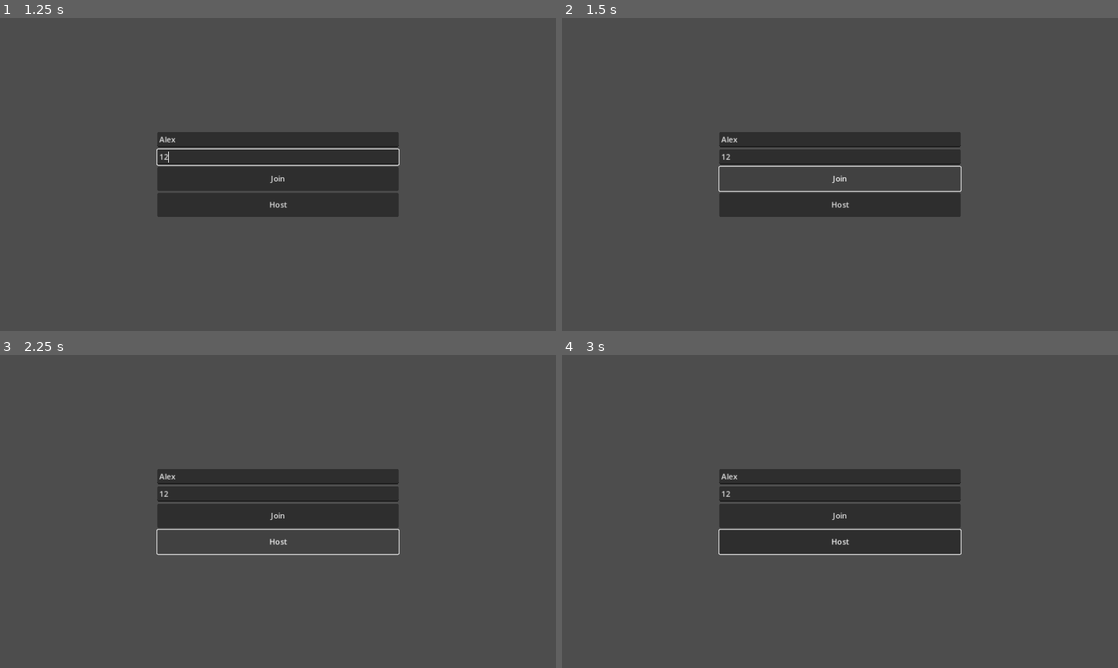
Above: before the commit, frames 1-4 (two rows, left to right).
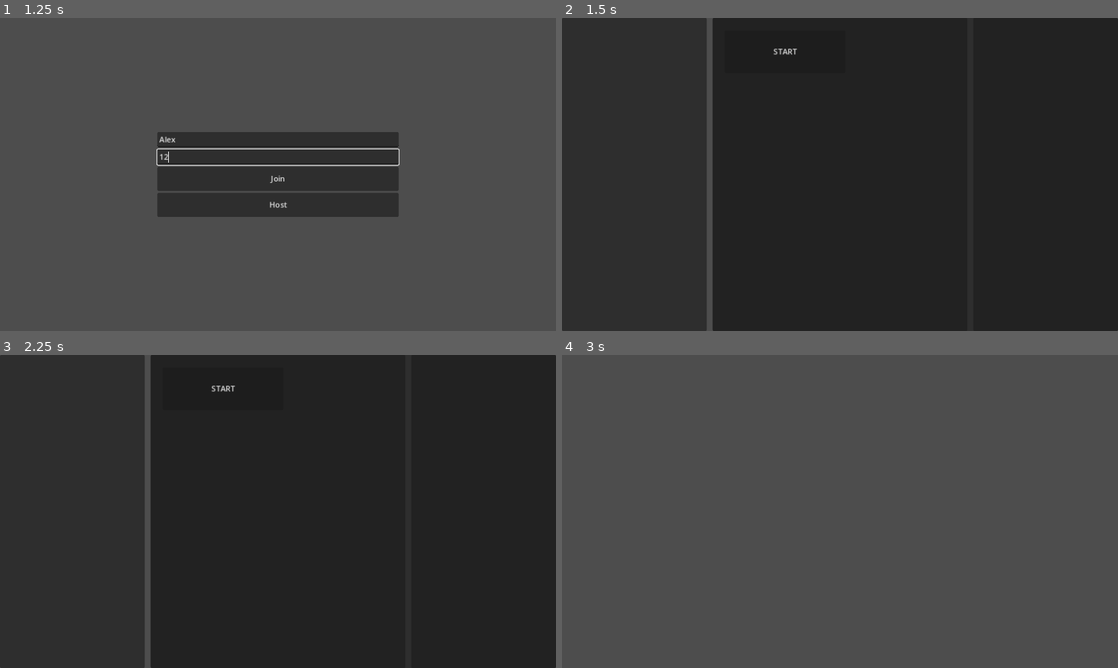
Above: after the commit, the same moments.

Repository: PickleOnAString/SnakeGame
Game: Godot game, scene res://Scenes/main_menu.tscn
Same seed, same stepped clock (60 frames per second), same inputs: the game is played once before the commit and once after it.
Inputs (mouse positions are in pixels of both pictures, inside the frame that each line leads up to):
- Up to frame 1 (1.25 s): click (278, 140) at 0.52 s; type "Alex" at 0.6 s; click (278, 155) at 0.75 s; type "12" at 0.83 s
- Up to frame 2 (1.5 s): click "Join" at 1.25 s
- Up to frame 3 (2.25 s): click (278, 542) at 2 s, where only the run before the commit has a clickable "Host"
- Up to frame 4 (3 s): click (784, 389) at 2.75 s, where only the run after the commit has a clickable "START"

Frame 1 is identical in both runs. In frame 2, 91% of the frame differs, in the area x 0-100%, y 0-100%; in frame 3, 91%; in frame 4, 11%.

Commit message:
basic networking 2

Diff:
--- /dev/null
+++ b/Prefabs/player.tscn
@@ -0,0 +1,3 @@
+[gd_scene format=3 uid="uid://cfm53r2dlox7d"]
+
+[node name="Player" type="Node2D"]
--- /dev/null
+++ b/Prefabs/player_name.tscn
@@ -0,0 +1,8 @@
+[gd_scene format=3 uid="uid://8vm4q7m5mt20"]
+
+[node name="PlayerName" type="Label"]
+custom_minimum_size = Vector2(2.08165e-12, 70)
+theme_override_font_sizes/font_size = 30
+text = "Name"
+horizontal_alignment = 1
+vertical_alignment = 1
--- /dev/null
+++ b/Scenes/arenas/basic_arena.tscn
@@ -0,0 +1,14 @@
+[gd_scene load_steps=2 format=3 uid="uid://cxnsn7hwvxq2h"]
+
+[ext_resource type="Script" path="res://Scripts/BasicArena.gd" id="1_qmpny"]
+
+[node name="BasicArena" type="Node2D"]
+script = ExtResource("1_qmpny")
+
+[node name="PlayerSpawner" type="MultiplayerSpawner" parent="."]
+_spawnable_scenes = PackedStringArray("res://Prefabs/player.tscn")
+spawn_path = NodePath("../oint")
+spawn_limit = 4
+
+[node name="oint" type="Node2D" parent="."]
+position = Vector2(567, 283)
--- a/Scenes/pre_game_lobby.tscn
+++ b/Scenes/pre_game_lobby.tscn
@@ -1,4 +1,6 @@
-[gd_scene format=3 uid="uid://b6oo8siflixuh"]
+[gd_scene load_steps=2 format=3 uid="uid://b6oo8siflixuh"]
+
+[ext_resource type="Script" path="res://Scripts/PreGameLobby.gd" id="1_yu0m6"]
 
 [node name="PreGameLobby" type="Control"]
 layout_mode = 3
@@ -7,6 +9,7 @@
 anchor_bottom = 1.0
 grow_horizontal = 2
 grow_vertical = 2
+script = ExtResource("1_yu0m6")
 
 [node name="HSplitContainer" type="HSplitContainer" parent="."]
 layout_mode = 1
@@ -15,3 +18,56 @@
 anchor_bottom = 1.0
 grow_horizontal = 2
 grow_vertical = 2
+split_offset = 300
+dragger_visibility = 1
+
+[node name="Players" type="Panel" parent="HSplitContainer"]
+custom_minimum_size = Vector2(2.08165e-12, 2.08165e-12)
+layout_mode = 2
+
+[node name="VBoxContainer" type="VBoxContainer" parent="HSplitContainer/Players"]
+layout_mode = 1
+anchors_preset = 15
+anchor_right = 1.0
+anchor_bottom = 1.0
+grow_horizontal = 2
+grow_vertical = 2
+
+[node name="Other" type="Panel" parent="HSplitContainer"]
+layout_mode = 2
+
+[node name="Admin" type="Control" parent="HSplitContainer/Other"]
+layout_mode = 1
+anchors_preset = 15
+anchor_right = 1.0
+anchor_bottom = 1.0
+grow_horizontal = 2
+grow_vertical = 2
+
+[node name="HSplitContainer" type="HSplitContainer" parent="HSplitContainer/Other/Admin"]
+layout_direction = 3
+layout_mode = 1
+anchors_preset = 15
+anchor_right = 1.0
+anchor_bottom = 1.0
+grow_horizontal = 2
+grow_vertical = 2
+split_offset = 300
+dragger_visibility = 1
+
+[node name="Modifiers" type="Panel" parent="HSplitContainer/Other/Admin/HSplitContainer"]
+layout_mode = 2
+
+[node name="Controls" type="Panel" parent="HSplitContainer/Other/Admin/HSplitContainer"]
+layout_mode = 2
+
+[node name="Start" type="Button" parent="HSplitContainer/Other/Admin/HSplitContainer/Controls"]
+layout_direction = 2
+layout_mode = 1
+offset_left = 25.0
+offset_top = 26.0
+offset_right = 275.0
+offset_bottom = 114.0
+text = "START"
+
+[connection signal="pressed" from="HSplitContainer/Other/Admin/HSplitContainer/Controls/Start" to="." method="_on_start_pressed"]
--- /dev/null
+++ b/Scripts/BasicArena.gd
@@ -0,0 +1,18 @@
+extends Node
+
+
+# Called when the node enters the scene tree for the first time.
+func _ready() -> void:
+	Lobby.game_start.connect(_game_start)
+	Lobby.player_loaded.rpc_id(1)
+
+
+
+# Called every frame. 'delta' is the elapsed time since the previous frame.
+func _process(delta: float) -> void:
+	pass
+
+func _game_start():
+	#player.name = Lobby.players[multiplayer.get_remote_sender_id()]["name"]
+	#add_child(player)
+	pass
--- a/Scripts/Lobby.gd
+++ b/Scripts/Lobby.gd
@@ -3,6 +3,7 @@
 signal player_connected(peer_id, player_info)
 signal player_disconnected(peer_id)
 signal server_disconnected
+signal game_start
 
 const PORT = 7000
 const DEFAULT_SERVER_IP = "127.0.0.1"
@@ -53,14 +54,13 @@
 func load_game(game_scene_path):
 	get_tree().change_scene_to_file(game_scene_path)
 
-
 # Every peer will call this when they have loaded the game scene.
 @rpc("any_peer", "call_local", "reliable")
 func player_loaded():
 	if multiplayer.is_server():
 		players_loaded += 1
 		if players_loaded == players.size():
-			$/root/Game.start_game()
+			game_start.emit()
 			players_loaded = 0
 
 
--- a/Scripts/MainMenu.gd
+++ b/Scripts/MainMenu.gd
@@ -2,9 +2,11 @@
 
 func _on_join_pressed() -> void:
 	Lobby.join_game($"VBoxContainer/IpAddrres".text)
+	get_tree().change_scene_to_file("res://Scenes/pre_game_lobby.tscn")
 
 func _on_host_pressed() -> void:
 	Lobby.create_game()
+	get_tree().change_scene_to_file("res://Scenes/pre_game_lobby.tscn")
 
 func _on_username_text_changed(new_text: String) -> void:
 	Lobby.player_info["name"] = new_text
--- /dev/null
+++ b/Scripts/PreGameLobby.gd
@@ -0,0 +1,20 @@
+extends Control
+
+var PlayerNamePrefab: PackedScene = preload("res://Prefabs/player_name.tscn")
+
+# Called when the node enters the scene tree for the first time.
+func _ready() -> void:
+	for player in Lobby.players:
+		var PlayerName: Label = PlayerNamePrefab.instantiate()
+		$HSplitContainer/Players/VBoxContainer.add_child(PlayerName)
+		PlayerName.text = Lobby.players[player]["name"]
+	Lobby.player_connected.connect(_on_player_connected)
+
+func _on_player_connected(peer_id, player_info) -> void:
+	var PlayerName: Label = PlayerNamePrefab.instantiate()
+	$HSplitContainer/Players/VBoxContainer.add_child(PlayerName)
+	PlayerName.text = player_info["name"]
+
+
+func _on_start_pressed() -> void:
+	Lobby.load_game("res://Scenes/arenas/basic_arena.tscn")
--- a/project.godot
+++ b/project.godot
@@ -23,3 +23,8 @@
 
 window/stretch/mode="canvas_items"
 window/stretch/aspect="expand"
+
+[rendering]
+
+textures/vram_compression/import_s3tc_bptc=true
+textures/vram_compression/import_etc2_astc=true
Not shown, added: export_presets.cfg
